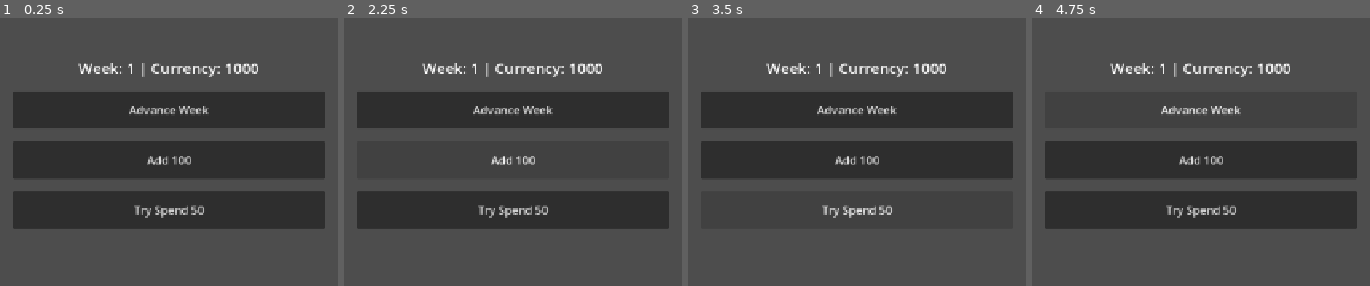
Above: before the commit, frames 1-4 (left to right).
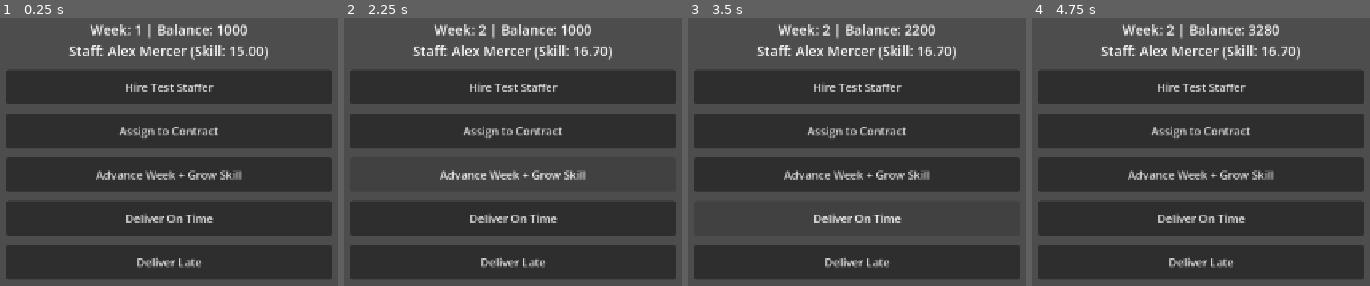
Above: after the commit, the same moments.

Repository: rajatverse/movie
Game: Godot game, scene res://scenes/debug/debug_staff_contracts.tscn
The game is run twice, just before and just after one commit, with the same random seed, the same clock (stepped at 60 frames per second) and the same inputs. Before the commit the project starts from res://scenes/debug/debug_foundation.tscn.
Inputs (mouse positions are in pixels of both pictures, inside the frame that each line leads up to):
- Up to frame 1 (0.25 s): no input
- Up to frame 2 (2.25 s): click (513, 87) at 0.5 s, where only the run after the commit has a clickable "Hire Test Staffer"; click (513, 130) at 1.25 s, where only the run after the commit has a clickable "Assign to Contract"; click (513, 173) at 2 s, where only the run after the commit has a clickable "Advance Week + Grow Skill"
- Up to frame 3 (3.5 s): click (857, 219) at 2.75 s, where only the run after the commit has a clickable "Deliver On Time"
- Up to frame 4 (4.75 s): click (1201, 261) at 3.5 s, where only the run after the commit has a clickable "Deliver Late"; click (1201, 109) at 4.25 s, where only the run before the commit has a clickable "Advance Week"

The runs differ from the first frame. In frame 1, 45% of the frame differs, in the area x 1-99%, y 2-98%; in frame 2, 38%; in frame 3, 40%; in frame 4, 42%.
Error before the commit: Parse Error: Class "GameClock" hides an autoload singleton. (res://autoloads/game_clock.gd:1)

Commit message:
[Phase1-Step3] StaffData/ContractData + StaffManager/ContractManager — verified

Diff:
--- /dev/null
+++ b/autoloads/contract_manager.gd
@@ -0,0 +1,16 @@
+extends Node
+
+var available_contracts: Array[ContractData] = []
+var active_assignments: Dictionary = {}  # ContractData -> StaffData
+
+func deliver_contract(contract: ContractData, on_time: bool) -> void:
+	var payout_amount: int
+	if on_time:
+		payout_amount = contract.payout
+		print("Delivered contract '%s' ON TIME! Full payout: %d" % [contract.contract_title, payout_amount])
+	else:
+		payout_amount = int(contract.payout * 0.9)
+		print("Delivered contract '%s' LATE! Reduced payout (90%%): %d" % [contract.contract_title, payout_amount])
+
+	Economy.add_currency(payout_amount)
+	active_assignments.erase(contract)
--- a/autoloads/economy.gd
+++ b/autoloads/economy.gd
@@ -1,4 +1,3 @@
-class_name Economy
 extends Node
 
 signal currency_changed(new_amount: int)
--- a/autoloads/game_clock.gd
+++ b/autoloads/game_clock.gd
@@ -1,4 +1,3 @@
-class_name GameClock
 extends Node
 
 signal week_passed(week_number: int)
--- /dev/null
+++ b/autoloads/staff_manager.gd
@@ -0,0 +1,16 @@
+extends Node
+
+var roster: Array[StaffData] = []
+
+func hire_staff(data: StaffData) -> void:
+	if data not in roster:
+		roster.append(data)
+		print("Hired staff member: %s (Skill: %.1f, Salary: %d)" % [data.staff_name, data.skill_level, data.salary])
+
+func assign_to_contract(staff: StaffData, contract: ContractData) -> void:
+	print("Assigned %s to contract '%s'" % [staff.staff_name, contract.contract_title])
+
+func apply_skill_growth(staff: StaffData) -> void:
+	var trait_modifier: float = 1.0
+	staff.skill_level += 2.0 * (1.0 - staff.skill_level / 100.0) * trait_modifier
+	print("%s skill grown. New skill level: %.2f" % [staff.staff_name, staff.skill_level])
--- /dev/null
+++ b/data/contracts/test_contract.tres
@@ -0,0 +1,11 @@
+[gd_resource type="Resource" script_class="ContractData" load_steps=2 format=3 uid="uid://test_contract_tres"]
+
+[ext_resource type="Script" path="res://resources/contract_data.gd" id="1_contract"]
+
+[resource]
+script = ExtResource("1_contract")
+contract_title = "Commercial Editing"
+task_type = "editing"
+payout = 1200
+deadline_weeks = 3
+difficulty = 1.2
--- /dev/null
+++ b/data/staff/test_staffer.tres
@@ -0,0 +1,11 @@
+[gd_resource type="Resource" script_class="StaffData" load_steps=2 format=3 uid="uid://test_staffer_tres"]
+
+[ext_resource type="Script" path="res://resources/staff_data.gd" id="1_staff"]
+
+[resource]
+script = ExtResource("1_staff")
+staff_name = "Alex Mercer"
+primary_skill = "editing"
+skill_level = 15.0
+salary = 500
+trait_name = "Fast Worker"
--- a/project.godot
+++ b/project.godot
@@ -3,22 +3,28 @@
 ; since the parameters that go here are not all obvious.
 ;
 ; Format:
-;   [section]
-;   key=value
+;   [section] ; section goes between []
+;   param=value ; assign values to parameters
 
 config_version=5
+
+[animation]
+
+compatibility/default_parent_skeleton_in_mesh_instance_3d=true
 
 [application]
 
 config/name="MovieTycoon"
-run/main_scene="res://scenes/debug/debug_foundation.tscn"
-config/features=PackedStringArray("4.3", "Mobile")
+run/main_scene="res://scenes/debug/debug_staff_contracts.tscn"
+config/features=PackedStringArray("4.7", "Mobile")
 config/icon="res://icon.svg"
 
 [autoload]
 
 GameClock="*res://autoloads/game_clock.gd"
 Economy="*res://autoloads/economy.gd"
+StaffManager="*res://autoloads/staff_manager.gd"
+ContractManager="*res://autoloads/contract_manager.gd"
 
 [display]
 
@@ -28,13 +34,12 @@
 window/stretch/aspect="expand"
 window/handheld/orientation=1
 
-[rendering]
-
-textures/vram_compression/import_etc2_astc=true
-renderer/rendering_method="gl_compatibility"
-renderer/rendering_method.mobile="gl_compatibility"
-
 [input_devices]
 
 pointing/emulate_touch_from_mouse=true
-pointing/emulate_mouse_from_touch=true
+
+[rendering]
+
+renderer/rendering_method="gl_compatibility"
+renderer/rendering_method.mobile="gl_compatibility"
+textures/vram_compression/import_etc2_astc=true
--- /dev/null
+++ b/resources/contract_data.gd
@@ -0,0 +1,8 @@
+class_name ContractData
+extends Resource
+
+@export var contract_title: String = ""
+@export var task_type: String = ""
+@export var payout: int = 0
+@export var deadline_weeks: int = 0
+@export var difficulty: float = 1.0
--- /dev/null
+++ b/resources/staff_data.gd
@@ -0,0 +1,8 @@
+class_name StaffData
+extends Resource
+
+@export var staff_name: String = ""
+@export var primary_skill: String = ""  # e.g. "editing", "graphics", "music"
+@export var skill_level: float = 10.0
+@export var salary: int = 0
+@export var trait_name: String = ""  # e.g. "Fast Worker", "Perfectionist"
--- /dev/null
+++ b/scenes/debug/debug_staff_contracts.gd
@@ -0,0 +1,64 @@
+extends Control
+
+@onready var hire_btn: Button = $VBoxContainer/HireBtn
+@onready var assign_btn: Button = $VBoxContainer/AssignBtn
+@onready var advance_grow_btn: Button = $VBoxContainer/AdvanceGrowBtn
+@onready var deliver_ontime_btn: Button = $VBoxContainer/DeliverOnTimeBtn
+@onready var deliver_late_btn: Button = $VBoxContainer/DeliverLateBtn
+@onready var status_label: Label = $VBoxContainer/StatusLabel
+
+var test_staffer: StaffData
+var test_contract: ContractData
+
+func _ready() -> void:
+	# Preload sample test resources
+	test_staffer = load("res://data/staff/test_staffer.tres") as StaffData
+	test_contract = load("res://data/contracts/test_contract.tres") as ContractData
+
+	# Connect signals
+	hire_btn.pressed.connect(_on_hire_pressed)
+	assign_btn.pressed.connect(_on_assign_pressed)
+	advance_grow_btn.pressed.connect(_on_advance_grow_pressed)
+	deliver_ontime_btn.pressed.connect(_on_deliver_ontime_pressed)
+	deliver_late_btn.pressed.connect(_on_deliver_late_pressed)
+
+	GameClock.week_passed.connect(_on_week_passed)
+	Economy.currency_changed.connect(_on_currency_changed)
+
+	_update_status()
+
+func _update_status() -> void:
+	var staff_info: String = "%s (Skill: %.2f)" % [test_staffer.staff_name, test_staffer.skill_level] if test_staffer else "None"
+	status_label.text = "Week: %d | Balance: %d\nStaff: %s" % [GameClock.current_week, Economy.currency, staff_info]
+
+func _on_week_passed(_week_num: int) -> void:
+	_update_status()
+
+func _on_currency_changed(_new_balance: int) -> void:
+	_update_status()
+
+func _on_hire_pressed() -> void:
+	if test_staffer:
+		StaffManager.hire_staff(test_staffer)
+		_update_status()
+
+func _on_assign_pressed() -> void:
+	if test_staffer and test_contract:
+		StaffManager.assign_to_contract(test_staffer, test_contract)
+
+func _on_advance_grow_pressed() -> void:
+	GameClock.advance_week()
+	if test_staffer:
+		StaffManager.apply_skill_growth(test_staffer)
+		print("New skill level for %s: %.2f" % [test_staffer.staff_name, test_staffer.skill_level])
+		_update_status()
+
+func _on_deliver_ontime_pressed() -> void:
+	if test_contract:
+		ContractManager.deliver_contract(test_contract, true)
+		print("Current Economy currency: %d" % Economy.currency)
+
+func _on_deliver_late_pressed() -> void:
+	if test_contract:
+		ContractManager.deliver_contract(test_contract, false)
+		print("Current Economy currency: %d" % Economy.currency)
--- /dev/null
+++ b/scenes/debug/debug_staff_contracts.tscn
@@ -0,0 +1,64 @@
+[gd_scene load_steps=2 format=3 uid="uid://debug_staff_contracts_scene"]
+
+[ext_resource type="Script" path="res://scenes/debug/debug_staff_contracts.gd" id="1_debug_staff"]
+
+[node name="DebugStaffContracts" type="Control"]
+layout_mode = 3
+anchors_preset = 15
+anchor_right = 1.0
+anchor_bottom = 1.0
+grow_horizontal = 2
+grow_vertical = 2
+script = ExtResource("1_debug_staff")
+
+[node name="VBoxContainer" type="VBoxContainer" parent="."]
+layout_mode = 1
+anchors_preset = 8
+anchor_left = 0.5
+anchor_top = 0.5
+anchor_right = 0.5
+anchor_bottom = 0.5
+offset_left = -260.0
+offset_top = -240.0
+offset_right = 260.0
+offset_bottom = 240.0
+grow_horizontal = 2
+grow_vertical = 2
+theme_override_constants/separation = 15
+
+[node name="StatusLabel" type="Label" parent="VBoxContainer"]
+layout_mode = 2
+theme_override_font_sizes/font_size = 22
+text = "Week: 1 | Balance: 1000
+Staff: Alex Mercer (Skill: 15.00)"
+horizontal_alignment = 1
+
+[node name="HireBtn" type="Button" parent="VBoxContainer"]
+custom_minimum_size = Vector2(0, 55)
+layout_mode = 2
+theme_override_font_sizes/font_size = 18
+text = "Hire Test Staffer"
+
+[node name="AssignBtn" type="Button" parent="VBoxContainer"]
+custom_minimum_size = Vector2(0, 55)
+layout_mode = 2
+theme_override_font_sizes/font_size = 18
+text = "Assign to Contract"
+
+[node name="AdvanceGrowBtn" type="Button" parent="VBoxContainer"]
+custom_minimum_size = Vector2(0, 55)
+layout_mode = 2
+theme_override_font_sizes/font_size = 18
+text = "Advance Week + Grow Skill"
+
+[node name="DeliverOnTimeBtn" type="Button" parent="VBoxContainer"]
+custom_minimum_size = Vector2(0, 55)
+layout_mode = 2
+theme_override_font_sizes/font_size = 18
+text = "Deliver On Time"
+
+[node name="DeliverLateBtn" type="Button" parent="VBoxContainer"]
+custom_minimum_size = Vector2(0, 55)
+layout_mode = 2
+theme_override_font_sizes/font_size = 18
+text = "Deliver Late"
Not shown, added: autoloads/contract_manager.gd.uid
Not shown, added: autoloads/economy.gd.uid
Not shown, added: autoloads/game_clock.gd.uid
Not shown, added: autoloads/staff_manager.gd.uid
Not shown, added: icon.svg.import
Not shown, added: resources/contract_data.gd.uid
Not shown, added: resources/staff_data.gd.uid
Not shown, added: scenes/debug/debug_foundation.gd.uid
Not shown, added: scenes/debug/debug_staff_contracts.gd.uid
Not shown, added: AGENTS.md
Not shown, changed: PROGRESS.md
